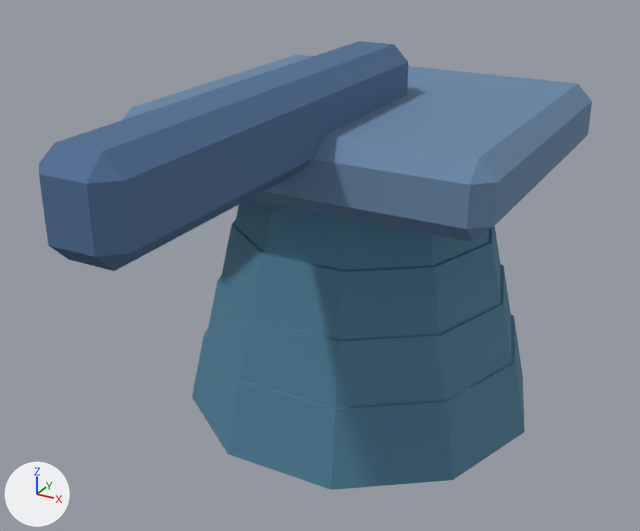
What one commit did to the glTF model assets/models/block_war/architecture/bellows.glb.
The view is the same before and after, from a 50 mm lens placed at (0.359, -0.744, 0.466), pointed at (0.008, -0.105, 0.147). The lights are fixed; the arrows at lower left show +X, +Y and +Z. The picture after the commit comes second. Vertices at exactly the same position are counted once.

Objects in the first picture: 'Fabric', 'Timber'.
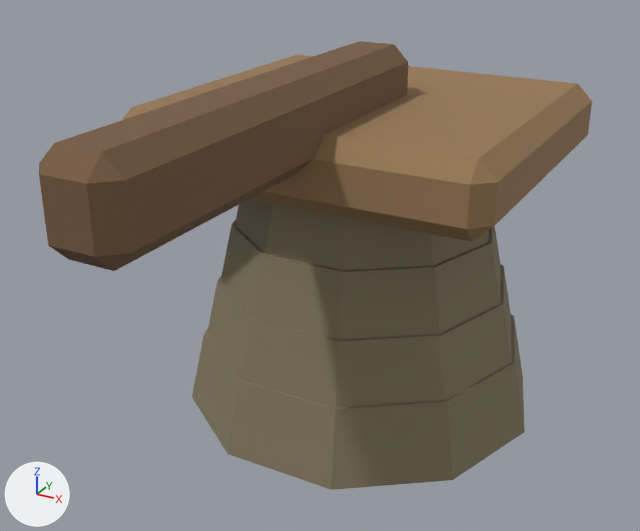
Where the change shows, as pixel boxes [x1, y1, x2, y2] in the pictures (640 x 531 px):
part 1 of me_fabric, recoloured: [192, 199, 525, 490] in both
part 2 of me_timber, recoloured (blue to brown): [39, 41, 592, 271] in both

The change, as a diff of the scene's bpy script:
```diff
--- a/assets/models/block_war/architecture/bellows.glb.py
+++ b/assets/models/block_war/architecture/bellows.glb.py
@@ me_fabric @@
 me_fabric.from_pydata(...)  # 80 vertices, 144 faces; spans x -0.18..0.18, y -0.172..0.172, z -0.037..0.214
 # used by ob_fabric; location = (0.0, 0.0, 0.0)
+# me_fabric part 1: 144 faces centred in x -0.163..0.163, y -0.166..0.166, z -0.037..0.214 are repainted in the vertex colours; the middle colour goes from blue #4d7d97 to yellow #82785f
 me_fabric.materials.append(mat_fabric)
@@ me_timber @@
 me_timber.from_pydata(...)  # 48 vertices, 88 faces; spans x -0.176..0.176, y -0.394..0.16, z 0.213..0.324
 # used by ob_timber; location = (0.0, 0.0, 0.0)
+# me_timber part 2: 88 faces centred in x -0.176..0.176, y -0.394..0.16, z 0.213..0.324 are repainted in the vertex colours; the middle colour goes from blue #5c7b9d to brown #886a4a
 me_timber.materials.append(mat_timber)
```
